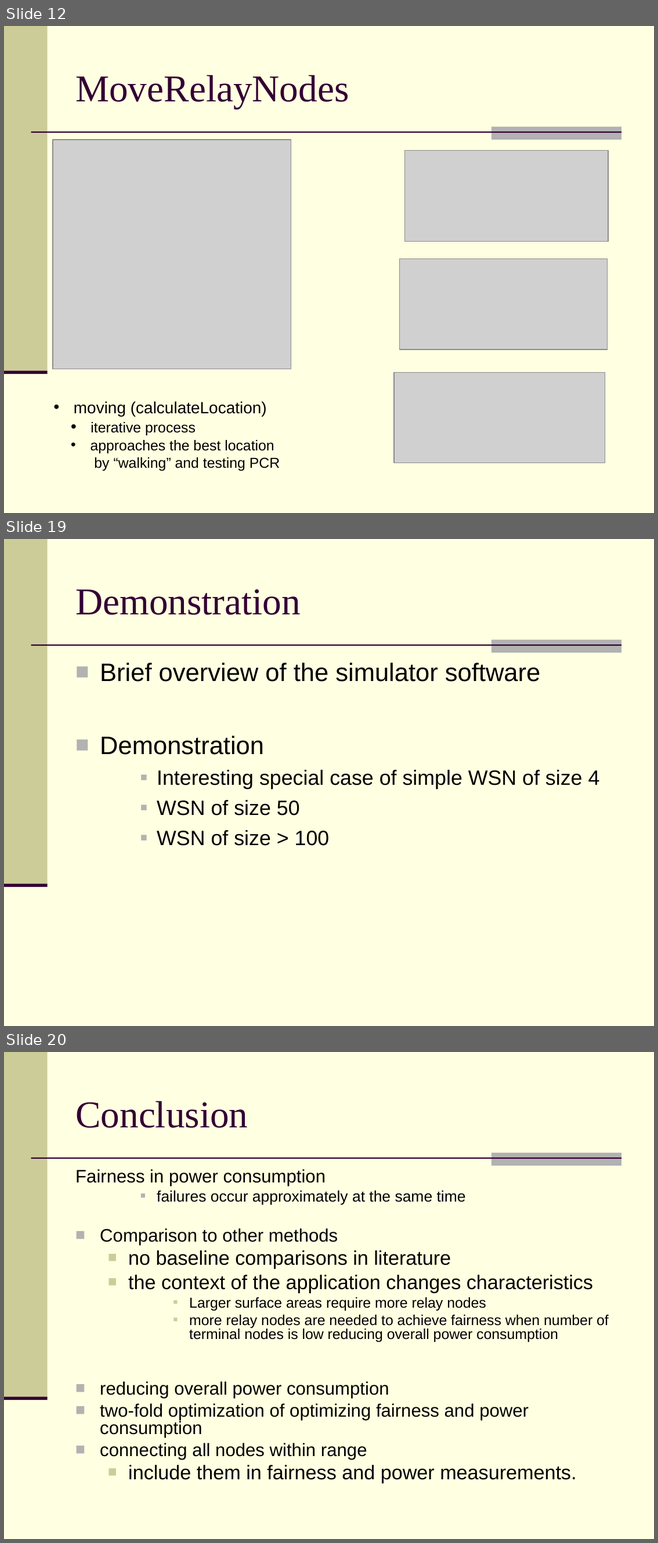
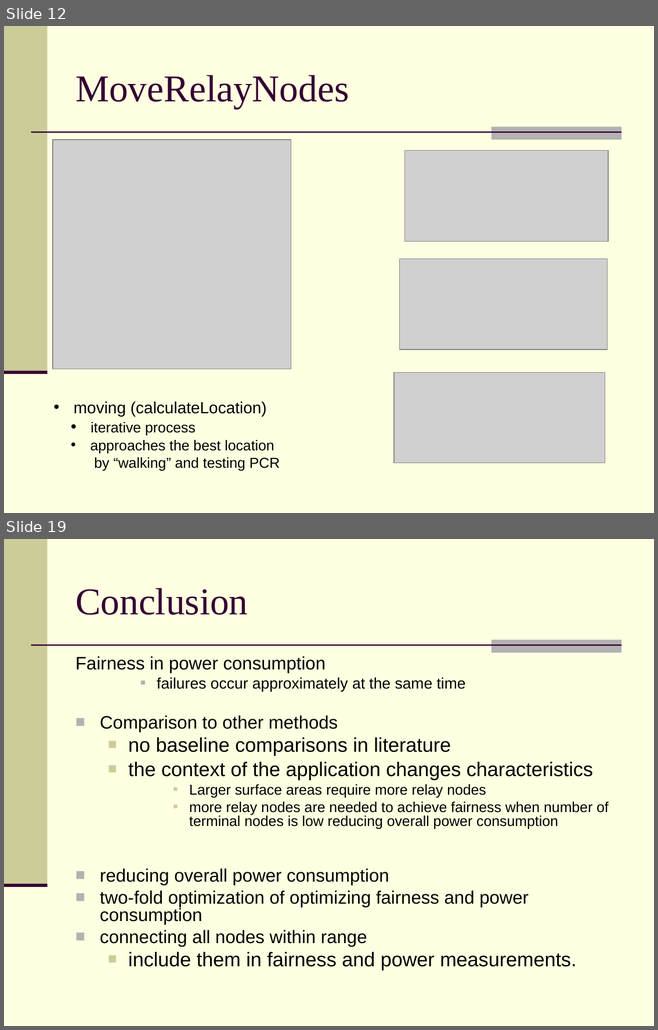
Before and after one commit to feltenberger/cmsc-641-fsmt, a slide deck: Paper/Presentation/Fair, Energy-aware Connectivity in Wireless Sensor Networks.ppt. Shown one above the other, each under a label of ours: slides 12, 19 and 20 before the commit, slides 12 and 19 after it; the slides between them are not shown. The pictures are 658x1543 and 658x1030 pixels, drawn with LibreOffice and Linux fonts; fonts in the diff are those of the drawing; grey boxes stand for pictures. Boxes give left, top, right and bottom in pixels: in the first picture for what was removed or moved away, otherwise in the second. Text is boxed around its words. In the diff, an @@ line names an element or a change of style, - is before the commit and + after.

```diff
--- a/Paper/Presentation/Fair, Energy-aware Connectivity in Wireless Sensor Networks.ppt
+++ b/Paper/Presentation/Fair, Energy-aware Connectivity in Wireless Sensor Networks.ppt
@@ slide 19 removed at box(4, 539, 654, 1026), background #FFFFE1; not listed: 4 template elements that a slide beside it also shows @@
@@ title removed at box(75, 589, 300, 615) @@
-Demonstration
@@ text removed at box(100, 663, 600, 846) @@
-■ Brief overview of the simulator software
-■ Demonstration
-    ■ Interesting special case of simple WSN of size 4
-    ■ WSN of size 50
-    ■ WSN of size > 100
@@ what was slide 20 is now slide 19 @@
```
Also in this commit, not shown: 2 slides changed, 4 slides added, 4 other slides removed.
